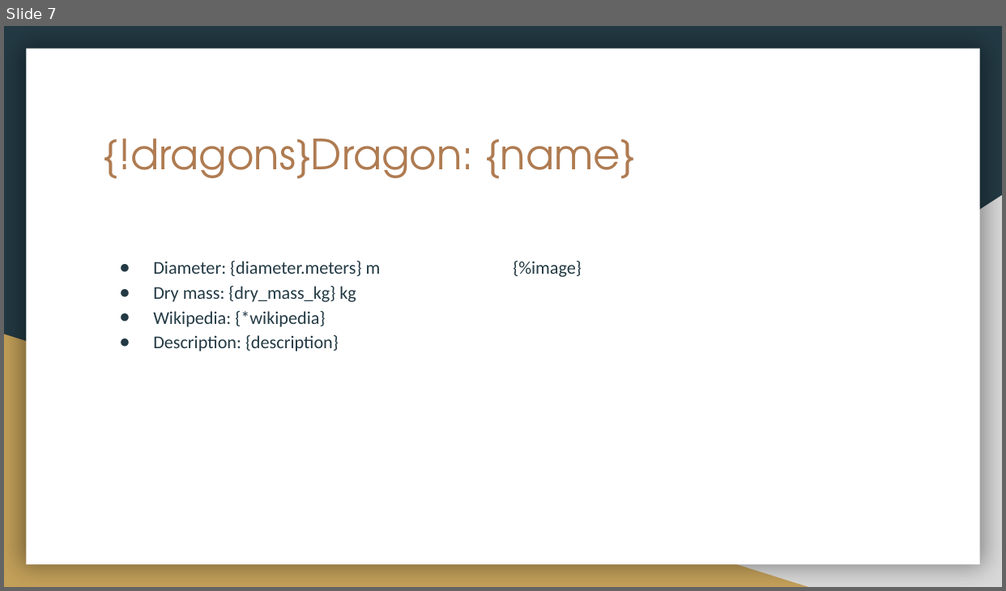
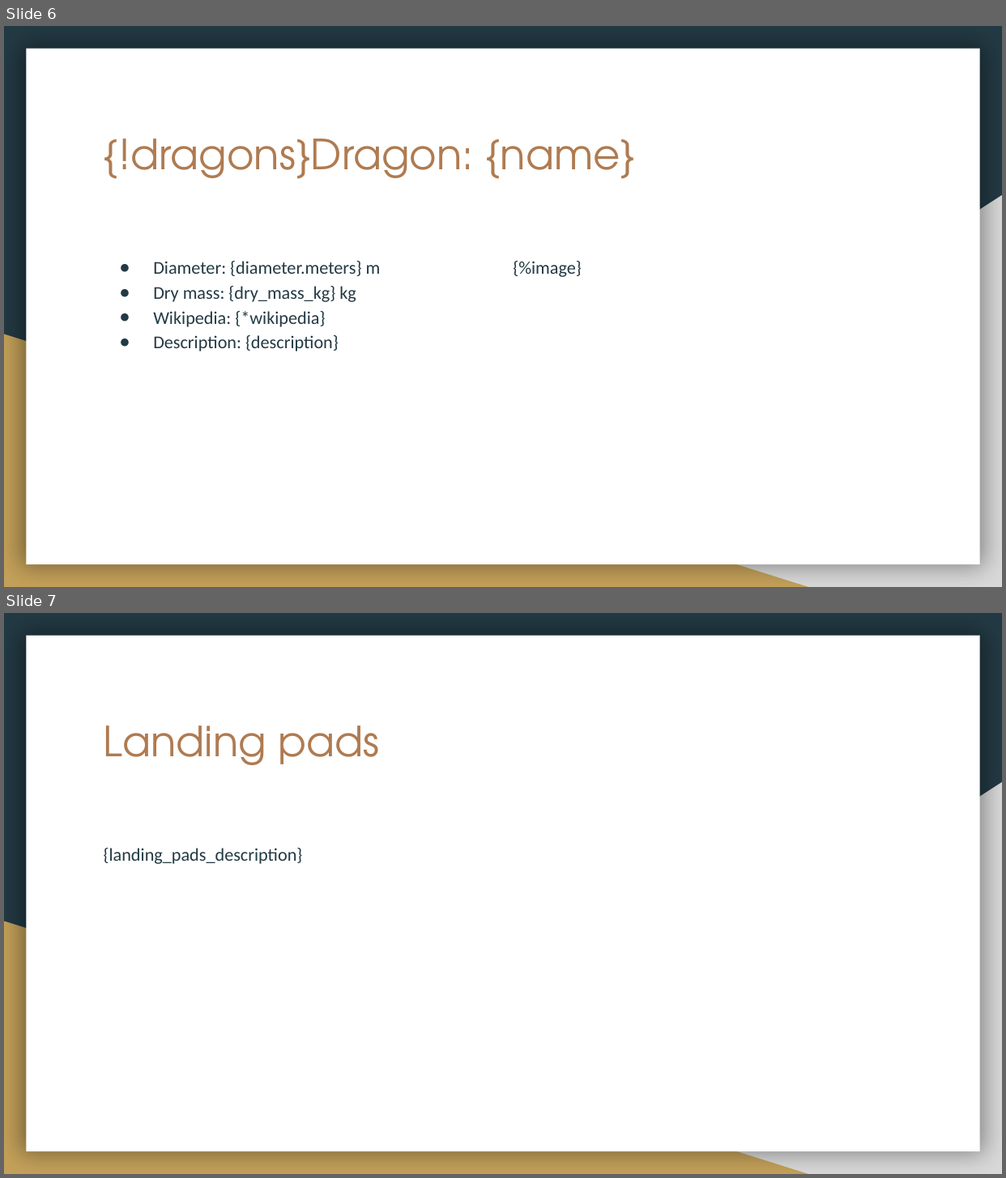
Before and after one commit to United-Codes/cloudofficeprint-python, a slide deck: spacex_example/spacex_template.pptx. Shown one above the other, each under a label of ours: slide 7 before the commit, slides 6 and 7 after it. The pictures are 1006x591 and 1006x1178 pixels, drawn with LibreOffice and Linux fonts; fonts in the diff are those of the drawing. Boxes give left, top, right and bottom in pixels: in the first picture for what was removed or moved away, otherwise in the second. Text is boxed around its words. In the diff, an @@ line names an element or a change of style, - is before the commit and + after.

Commit message:
update spacex example: add landing pads data

```diff
--- a/spacex_example/spacex_template.pptx
+++ b/spacex_example/spacex_template.pptx
@@ slide 7 added at <box>4,613,1002,1174</box>, background #233A44; not listed: 3 template elements that a slide beside it also shows @@
@@ title added at <box>104,726,379,765</box>, 30 pt, text #AF7B51 @@
+Landing pads
@@ text added at <box>104,848,303,864</box>, 13 pt, text #233A44 @@
+{landing_pads_description}
@@ what was slide 7 is now slide 6 @@
```
Also in this commit, not shown: 1 slide changed, 2 other slides added, 1 other file.
